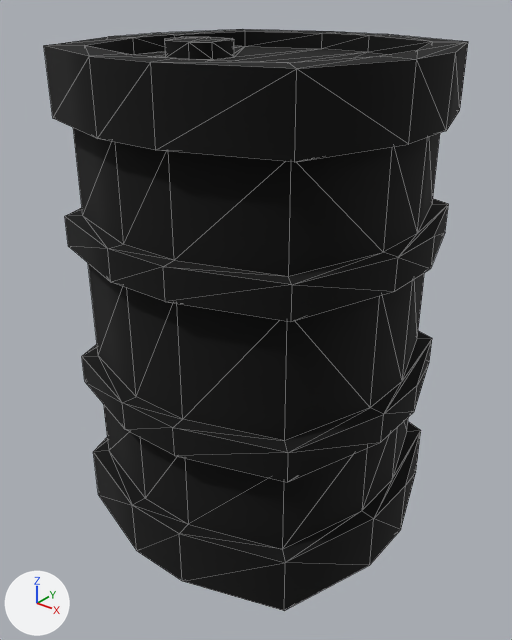
Before and after pictures for a commit that changed the glTF model Assets/UnityEve/Art/Models/survival/barrel.glb.
Both versions are drawn from a 50 mm lens placed at (0.294, -0.374, 0.382), pointed at (0.002, -0.009, 0.156). The lights are fixed; the arrows at lower left show +X, +Y and +Z. The older version comes first. Mesh edges are drawn as thin lines. Vertices at exactly the same position are counted once.

In view in the first picture: 'barrel'.
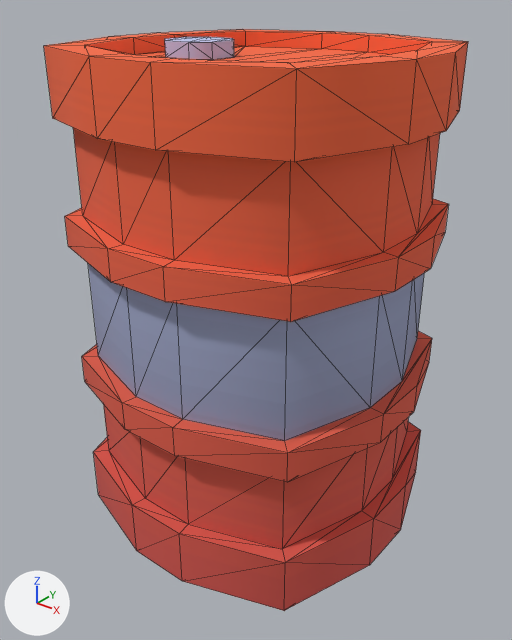
The change in detail:
me_barrel has 208 vertices, 412 faces and spans x -0.118..0.118, y -0.118..0.118, z 0.0..0.344.
me_barrel is used by ob_barrel; location (0.0, 0.0, 0.0).
me_barrel part 1: 412 kept faces spanning x -0.118..0.118, y -0.118..0.118, z 0.0..0.344 get new texture (UV) coordinates.

Where the change shows, as pixel boxes [x1, y1, x2, y2] in the pictures (512 x 640 px):
part 1 of me_barrel, surface changed (black to red): [44, 29, 468, 611] in both
